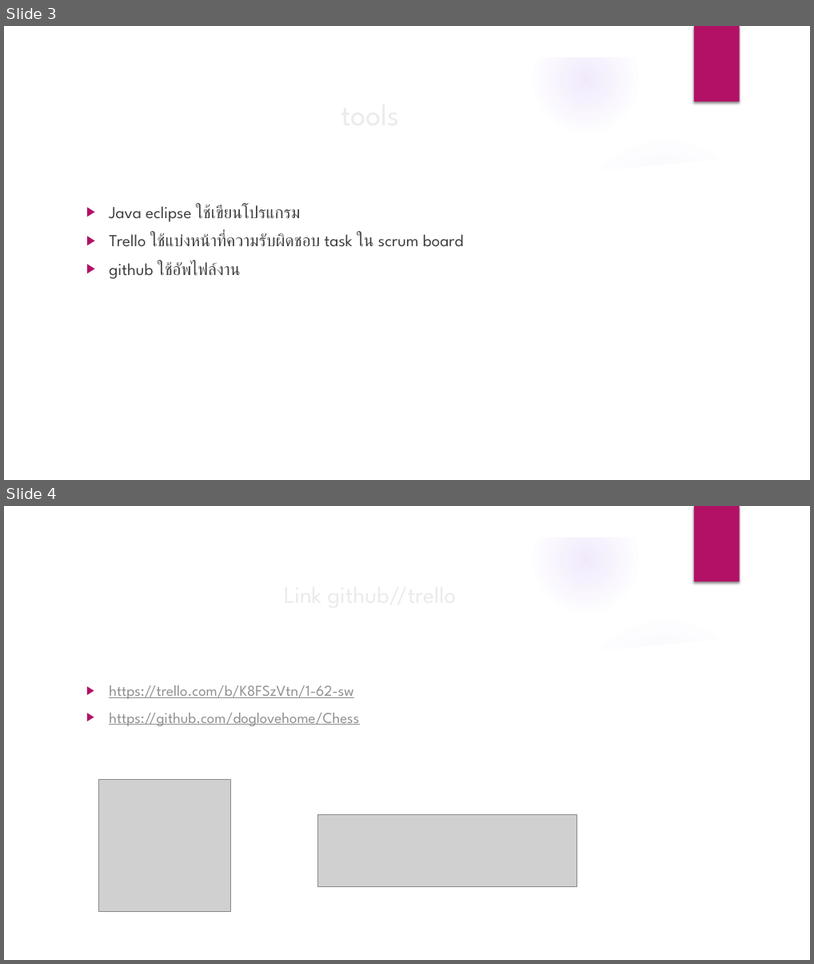
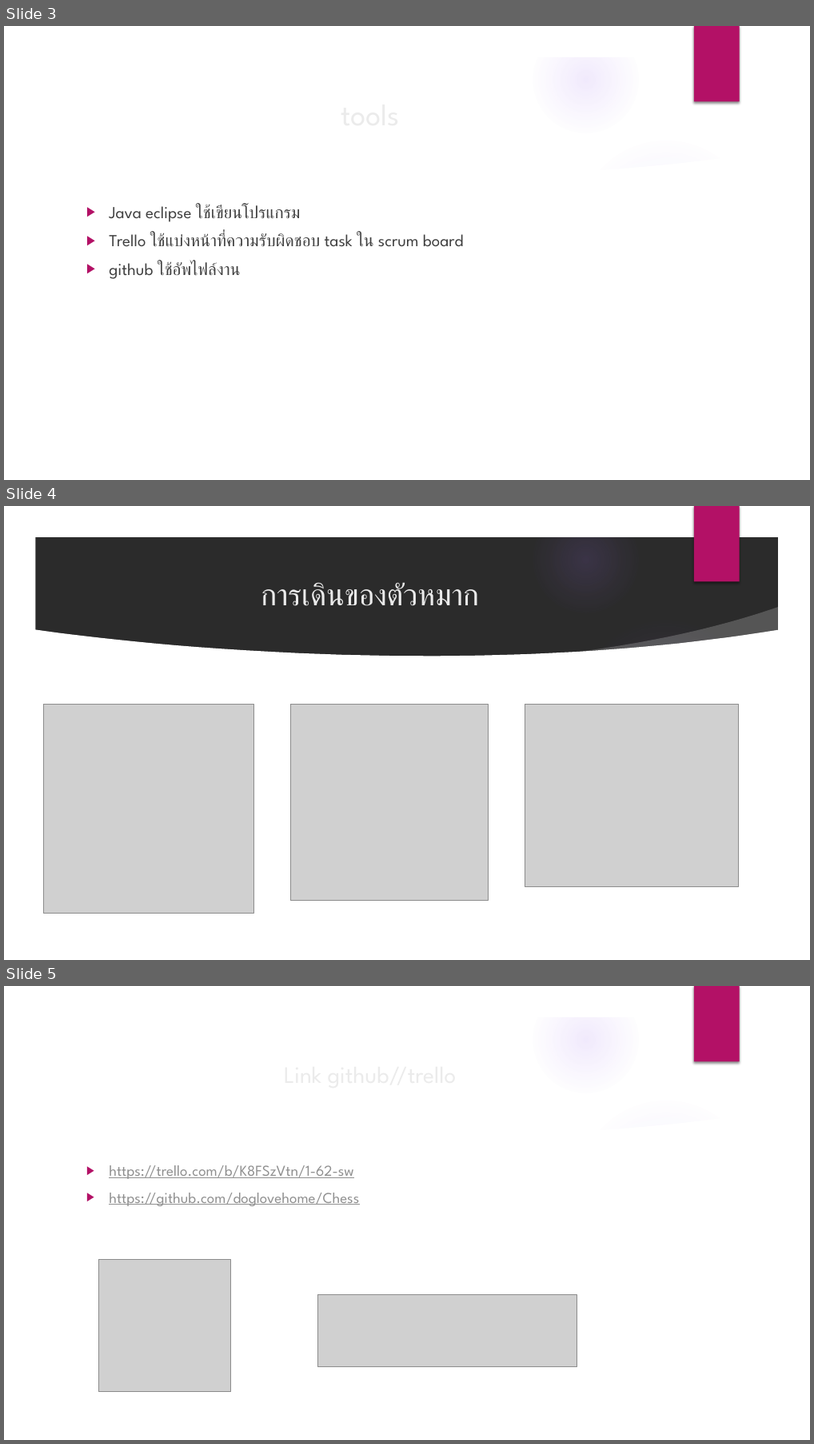
Before and after one commit to doglovehome/Chess, a slide deck: Chess game.pptx. Shown one above the other, each under a label of ours: slides 3 and 4 before the commit, slides 3, 4 and 5 after it. The pictures are 814x964 and 814x1444 pixels, drawn with LibreOffice and Linux fonts; fonts in the diff are those of the drawing; grey boxes stand for pictures; background and template pictures are left out; a plain dark background stands for a picture behind light text. Boxes give left, top, right and bottom in pixels: in the first picture for what was removed or moved away, otherwise in the second. Text is boxed around its words. In the diff, an @@ line names an element or a change of style, - is before the commit and + after.

Commit message:
Add files via upload
fixed powerpoint

```diff
--- a/Chess game.pptx
+++ b/Chess game.pptx
@@ slide 4 added at box(4, 506, 810, 960), background picture (left out); not listed: 9 template elements that a slide beside it also shows @@
@@ title added at box(261, 582, 479, 606), 36 pt, text #EBEBEB @@
+การเดินของตัวหมาก
@@ picture added at box(43, 704, 254, 913) @@
@@ picture added at box(290, 704, 489, 900) @@
@@ picture added at box(525, 704, 739, 887) @@
@@ what was slide 4 is now slide 5 @@
```
Also in this commit, not shown: 1 slide changed.
